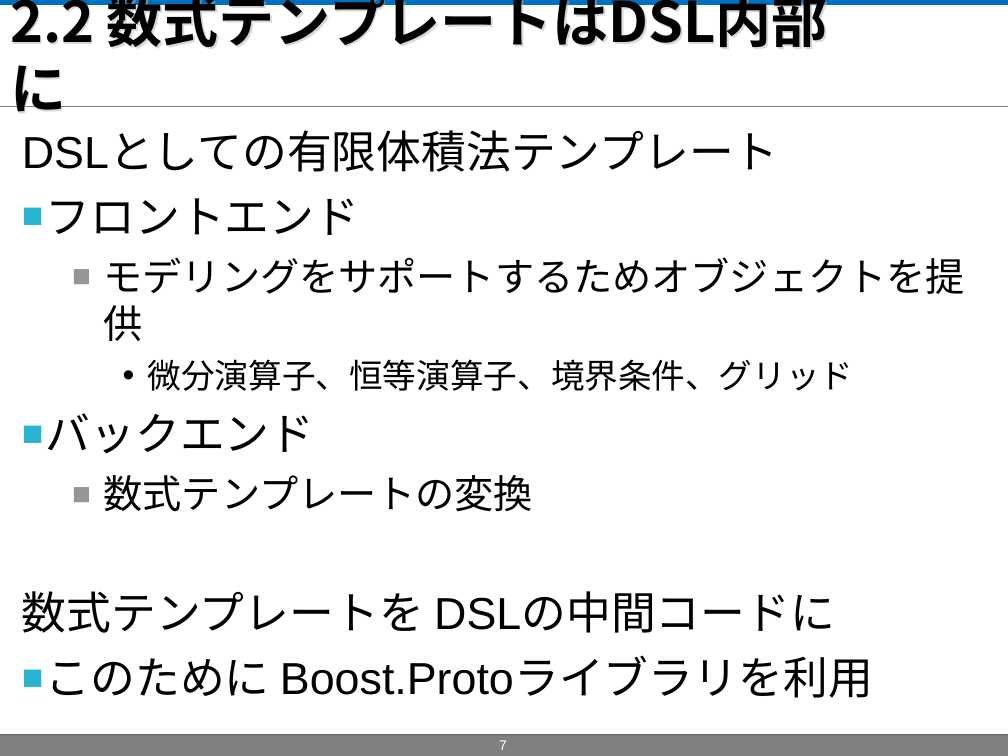
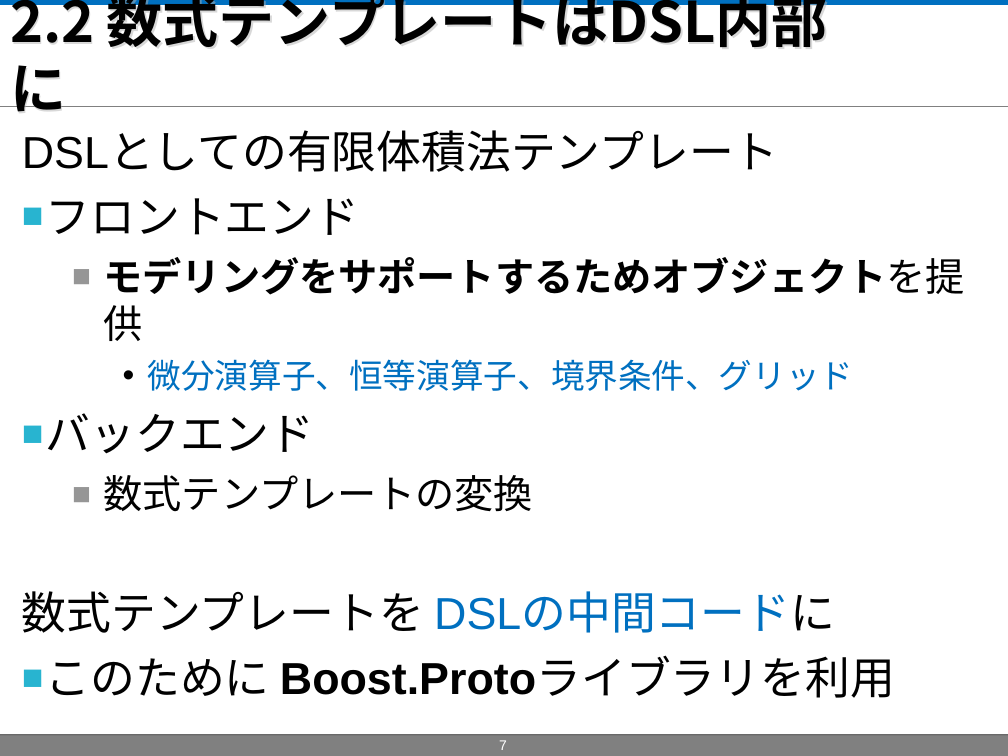
Before and after one commit to masa-ito/ProtoToPoisson, a slide deck: slide 7 of doc/第57回プログラミング・シンポジウム/presentationAtJaxaOn10Dec2015/ProtoFVM_PresentationAtJaxaOn10Dec2015.ppt. Drawn at 1008x756 pixels with LibreOffice and Linux fonts; fonts in the diff are those of the drawing; background and template pictures are left out. Boxes give left, top, right and bottom in pixels: in the first picture for what was removed or moved away, otherwise in the second. Text is boxed around its words. In the diff, an @@ line names an element or a change of style, - is before the commit and + after.

```diff
--- a/doc/第57回プログラミング・シンポジウム/presentationAtJaxaOn10Dec2015/ProtoFVM_PresentationAtJaxaOn10Dec2015.ppt
+++ b/doc/第57回プログラミング・シンポジウム/presentationAtJaxaOn10Dec2015/ProtoFVM_PresentationAtJaxaOn10Dec2015.ppt
@@ text at (22,257,965,698): bold on in "モデリングをサポートするためオブジェクトを提供", "Boost.Protoライブラリを利用"; text colour #000000 to #0070C0 in "微分演算子、恒等演算子、境界条件、グリッド", "DSLの中間コードに" @@
```
Also in this commit, not shown: 5 other slides changed.
